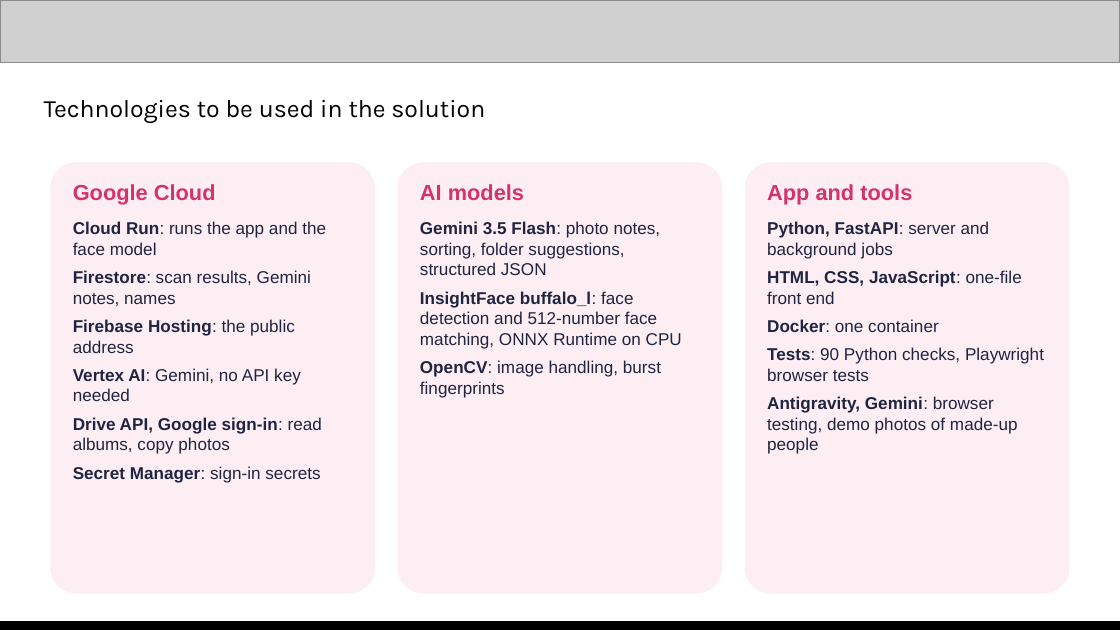
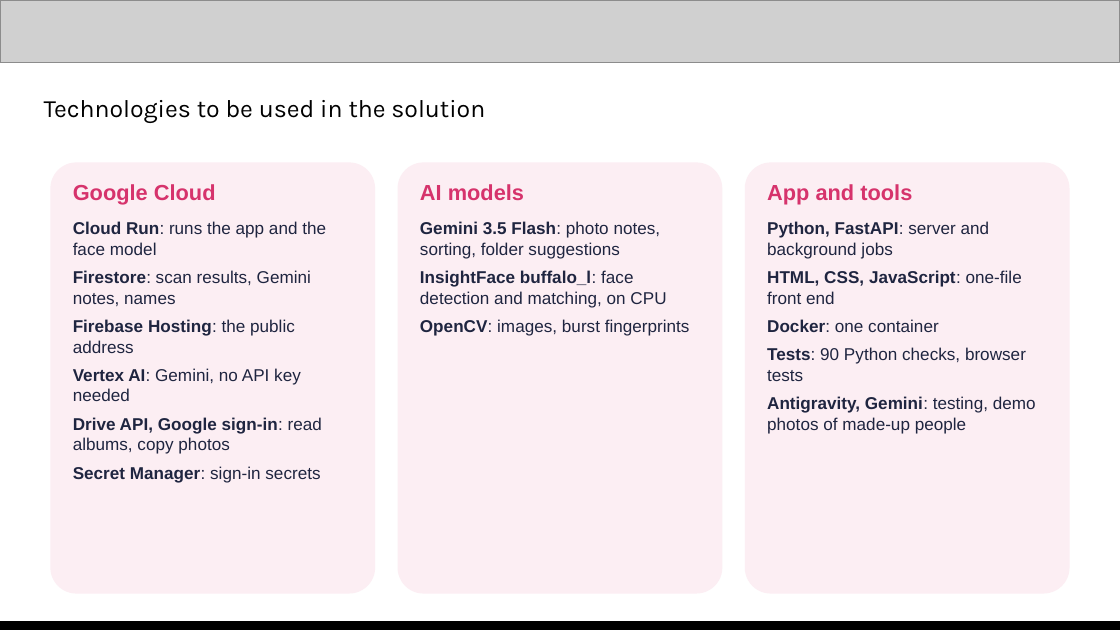
Before and after one commit to Khunapat/facefinder, a slide deck: slide 8 of docs/deck/FaceFinder_deck.pptx. Drawn at 1120x630 pixels with LibreOffice and Linux fonts; fonts in the diff are those of the drawing; grey boxes stand for pictures. Boxes give left, top, right and bottom in pixels: in the first picture for what was removed or moved away, otherwise in the second. Text is boxed around its words. In the diff, an @@ line names an element or a change of style, - is before the commit and + after.

```diff
--- a/docs/deck/FaceFinder_deck.pptx
+++ b/docs/deck/FaceFinder_deck.pptx
@@ text at <box>420,221,690,336</box>: text changed @@
-Gemini 3.5 Flash: photo notes, sorting, folder suggestions, structured JSON
-InsightFace buffalo_l: face detection and 512-number face matching, ONNX Runtime on CPU
-OpenCV: image handling, burst fingerprints
+Gemini 3.5 Flash: photo notes, sorting, folder suggestions
+InsightFace buffalo_l: face detection and matching, on CPU
+OpenCV: images, burst fingerprints
@@ text at <box>767,347,1036,434</box>: text changed @@
-Tests: 90 Python checks, Playwright browser tests
-Antigravity, Gemini: browser testing, demo photos of made-up people
+Tests: 90 Python checks, browser tests
+Antigravity, Gemini: testing, demo photos of made-up people
```
Also in this commit, not shown: 10 other slides changed, 9 other files.
